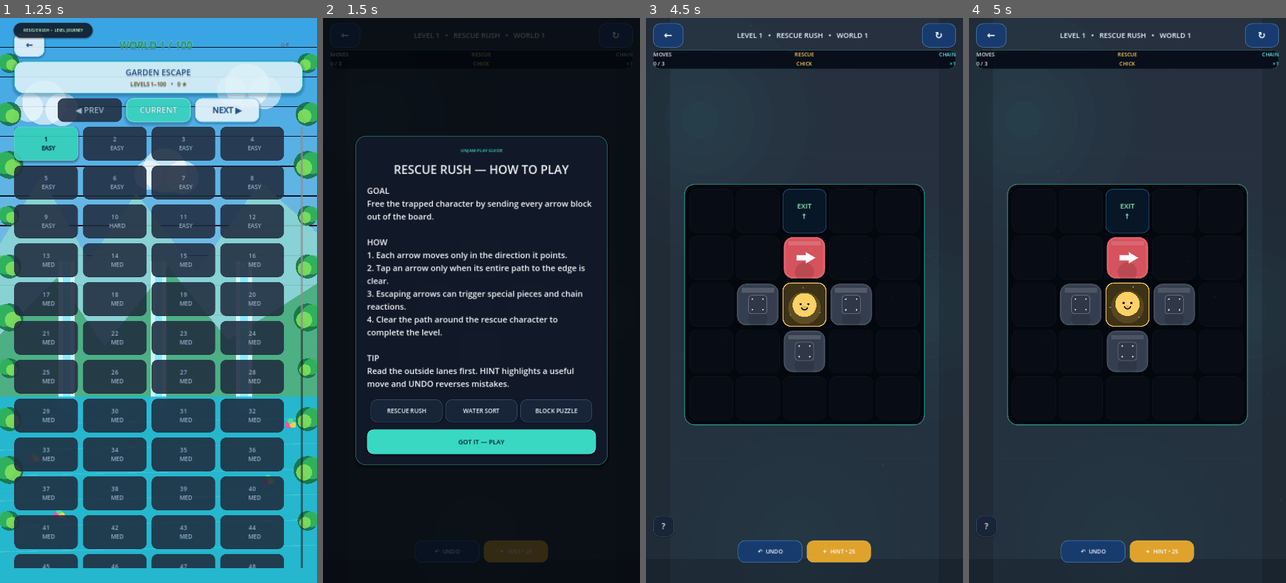
Above: before the commit, frames 1-4 (left to right).
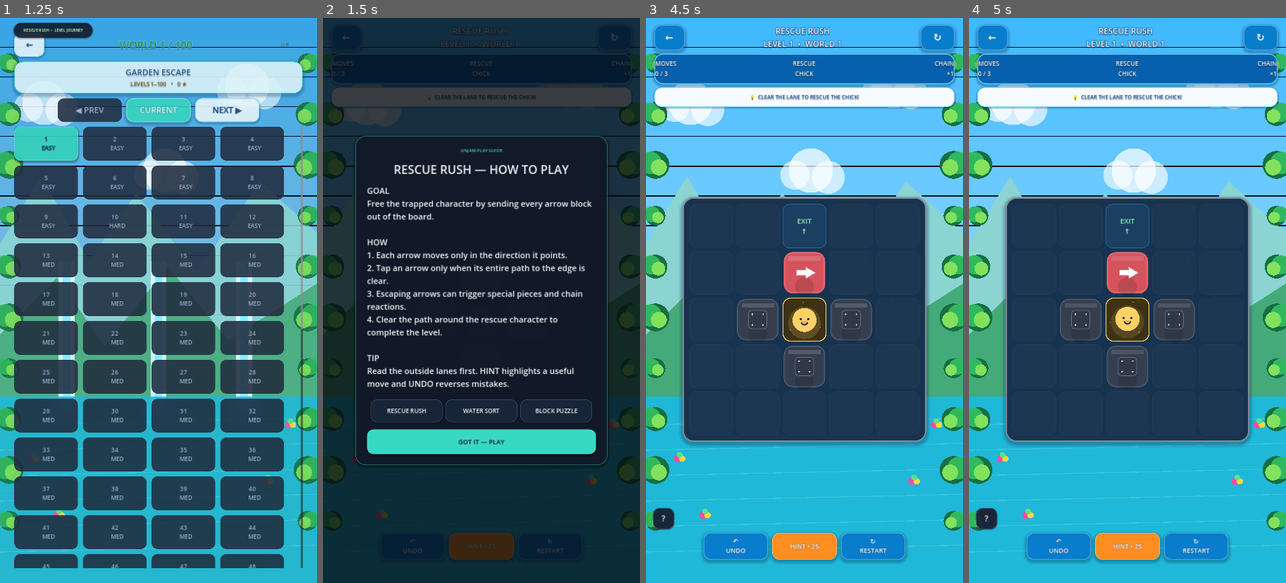
Above: after the commit, the same moments.

Repository: eghosa001/unjam
Game: Godot game, scene res://scenes/Main.tscn
Same seed, same stepped clock (60 frames per second), same inputs: the game is played once before the commit and once after it.
Inputs:
- Up to frame 1 (1.25 s): click "▶ PLAY" at 0.5 s
- Up to frame 2 (1.5 s): click "1 EASY" at 1.25 s
- Up to frame 3 (4.5 s): click "↻" (after the commit: "↻ RESTART") at 2 s; click "↻" (after the commit: "↻ RESTART") at 2.75 s; click "↻" (after the commit: "↻ RESTART") at 3.5 s; click "GOT IT — PLAY" at 4.25 s
- Up to frame 4 (5 s): no input

Frame 1 is identical in both runs. In frame 2, 48% of the frame differs, in the area x 0-100%, y 0-100%; in frame 3, 95%; in frame 4, 95%.

Commit message:
Rebuild Rescue Rush gameplay shell in bright 3D style

Diff:
--- a/scripts/game/rescue_rush_casual.gd
+++ b/scripts/game/rescue_rush_casual.gd
@@ -1,81 +1,90 @@
 extends "res://scripts/game/rescue_rush_motion_final.gd"
+
+func style_button(button: Button, accent: bool = false) -> void:
+	Unjam3DTheme.gloss_button(button, Unjam3DTheme.ORANGE if accent else Unjam3DTheme.WATER_DARK, true, 24)
 
 func build_ui() -> void:
 	var world: int = int(level_data.get("world", 1))
-	var backdrop := PremiumBackdrop.new()
+	var backdrop := Unjam3DBackdrop.new()
 	backdrop.set_anchors_and_offsets_preset(Control.PRESET_FULL_RECT)
-	backdrop.configure(Color("061224"), world_accent(), world - 1)
+	backdrop.configure(Unjam3DTheme.GREEN)
 	add_child(backdrop)
-	PremiumVisuals.set_accent(world_accent())
+	PremiumVisuals.set_accent(Unjam3DTheme.GREEN)
 
 	var outer := MarginContainer.new()
 	outer.set_anchors_and_offsets_preset(Control.PRESET_FULL_RECT)
-	outer.add_theme_constant_override("margin_left", 24)
-	outer.add_theme_constant_override("margin_right", 24)
-	outer.add_theme_constant_override("margin_top", 18)
-	outer.add_theme_constant_override("margin_bottom", 22)
+	outer.add_theme_constant_override("margin_left", 28)
+	outer.add_theme_constant_override("margin_right", 28)
+	outer.add_theme_constant_override("margin_top", 24)
+	outer.add_theme_constant_override("margin_bottom", 28)
 	add_child(outer)
 	var root := VBoxContainer.new()
-	root.add_theme_constant_override("separation", 9)
+	root.add_theme_constant_override("separation", 11)
 	outer.add_child(root)
 
 	var header := HBoxContainer.new()
-	header.custom_minimum_size = Vector2(0, 74)
-	header.add_theme_constant_override("separation", 10)
+	header.custom_minimum_size = Vector2(0, 86)
+	header.add_theme_constant_override("separation", 12)
 	root.add_child(header)
 	var back := Button.new()
 	back.text = "←"
-	back.tooltip_text = "Back"
-	back.custom_minimum_size = Vector2(104, 70)
+	back.custom_minimum_size = Vector2(92, 78)
 	back.add_theme_font_size_override("font_size", 34)
 	style_button(back)
 	back.pressed.connect(_quit)
 	header.add_child(back)
 	var title := Label.new()
-	title.text = ("DAILY" if daily_mode else "LEVEL %d" % level_number) + "   •   RESCUE RUSH   •   WORLD %d" % world
+	title.text = "RESCUE RUSH\nLEVEL %d  •  WORLD %d" % [level_number, world]
 	title.size_flags_horizontal = Control.SIZE_EXPAND_FILL
 	title.horizontal_alignment = HORIZONTAL_ALIGNMENT_CENTER
 	title.vertical_alignment = VERTICAL_ALIGNMENT_CENTER
-	title.add_theme_font_size_override("font_size", 24)
-	title.add_theme_color_override("font_color", Color("eef7ff"))
+	title.add_theme_font_size_override("font_size", 28)
+	Unjam3DTheme.label_3d(title, Color.WHITE, Unjam3DTheme.NAVY, 5)
 	header.add_child(title)
 	var retry := Button.new()
 	retry.text = "↻"
-	retry.tooltip_text = "Retry"
-	retry.custom_minimum_size = Vector2(104, 70)
-	retry.add_theme_font_size_override("font_size", 32)
+	retry.custom_minimum_size = Vector2(92, 78)
+	retry.add_theme_font_size_override("font_size", 34)
 	style_button(retry)
 	retry.pressed.connect(restart_level)
 	header.add_child(retry)
 
 	var status_panel := PanelContainer.new()
 	status_panel.name = "CompactStatusStrip"
-	status_panel.custom_minimum_size = Vector2(0, 64)
-	status_panel.add_theme_stylebox_override("panel", style_box(Color(0.018, 0.043, 0.085, 0.90), 22, Color(world_accent(), 0.32), 1))
+	status_panel.custom_minimum_size = Vector2(0, 104)
+	status_panel.add_theme_stylebox_override("panel", Unjam3DTheme.panel_3d(Color("0760ad"), 30, Color("55cfff"), 3, 10))
 	root.add_child(status_panel)
 	var status := HBoxContainer.new()
-	status.add_theme_constant_override("separation", 10)
+	status.add_theme_constant_override("separation", 12)
 	status_panel.add_child(status)
 	moves_label = _status_label(HORIZONTAL_ALIGNMENT_LEFT)
-	moves_label.add_theme_font_size_override("font_size", 18)
-	status.add_child(moves_label)
 	rescue_label = _status_label(HORIZONTAL_ALIGNMENT_CENTER)
-	rescue_label.add_theme_font_size_override("font_size", 18)
-	rescue_label.add_theme_color_override("font_color", Color("ffd166"))
-	status.add_child(rescue_label)
 	chain_label = _status_label(HORIZONTAL_ALIGNMENT_RIGHT)
-	chain_label.add_theme_font_size_override("font_size", 18)
-	chain_label.add_theme_color_override("font_color", Color("67e8ff"))
-	status.add_child(chain_label)
+	for label in [moves_label, rescue_label, chain_label]:
+		label.add_theme_font_size_override("font_size", 21)
+		Unjam3DTheme.label_3d(label, Color.WHITE, Color("043666"), 3)
+		status.add_child(label)
+
+	var objective := PanelContainer.new()
+	objective.custom_minimum_size = Vector2(0, 66)
+	objective.add_theme_stylebox_override("panel", Unjam3DTheme.panel_3d(Color("f6fbff"), 25, Color("82dbff"), 2, 6))
+	root.add_child(objective)
+	var objective_label := Label.new()
+	objective_label.text = "💡  CLEAR THE LANE TO RESCUE THE CHICK!"
+	objective_label.horizontal_alignment = HORIZONTAL_ALIGNMENT_CENTER
+	objective_label.vertical_alignment = VERTICAL_ALIGNMENT_CENTER
+	objective_label.add_theme_font_size_override("font_size", 18)
+	Unjam3DTheme.label_3d(objective_label, Unjam3DTheme.NAVY, Color.WHITE, 2)
+	objective.add_child(objective_label)
 
 	var holder := CenterContainer.new()
 	holder.name = "GameplayBoardHolder"
 	holder.size_flags_vertical = Control.SIZE_EXPAND_FILL
 	root.add_child(holder)
 	board_panel = PanelContainer.new()
-	board_panel.add_theme_stylebox_override("panel", style_box(Color(0.008, 0.024, 0.052, 0.975), 34, Color(world_accent(), 0.46), 3))
+	board_panel.add_theme_stylebox_override("panel", Unjam3DTheme.panel_3d(Color("18334f"), 38, Color("7e8995"), 5, 14))
 	holder.add_child(board_panel)
-	var board_margin := _panel_margin(14, 14, 14, 14)
+	var board_margin := _panel_margin(18, 18, 18, 18)
 	board_panel.add_child(board_margin)
 	board_grid = GridContainer.new()
 	board_grid.columns = width
@@ -89,26 +98,33 @@
 	actions.add_theme_constant_override("separation", 14)
 	root.add_child(actions)
 	var undo := Button.new()
-	undo.text = "↶  UNDO"
-	undo.custom_minimum_size = Vector2(220, 70)
+	undo.text = "↶\nUNDO"
+	undo.custom_minimum_size = Vector2(220, 92)
 	undo.add_theme_font_size_override("font_size", 19)
 	style_button(undo)
 	undo.pressed.connect(undo_move)
 	actions.add_child(undo)
 	var hint := Button.new()
-	hint.text = "✦  HINT"
-	hint.custom_minimum_size = Vector2(220, 70)
+	hint.text = "💡\nHINT"
+	hint.custom_minimum_size = Vector2(220, 92)
 	hint.add_theme_font_size_override("font_size", 19)
 	style_button(hint, true)
 	hint.pressed.connect(show_hint)
 	actions.add_child(hint)
+	var restart := Button.new()
+	restart.text = "↻\nRESTART"
+	restart.custom_minimum_size = Vector2(220, 92)
+	restart.add_theme_font_size_override("font_size", 19)
+	style_button(restart)
+	restart.pressed.connect(restart_level)
+	actions.add_child(restart)
 
 	hint_label = Label.new()
 	hint_label.horizontal_alignment = HORIZONTAL_ALIGNMENT_CENTER
 	hint_label.vertical_alignment = VERTICAL_ALIGNMENT_CENTER
 	hint_label.add_theme_font_size_override("font_size", 16)
-	hint_label.add_theme_color_override("font_color", Color("b9c9dc"))
-	hint_label.custom_minimum_size = Vector2(0, 38)
+	hint_label.custom_minimum_size = Vector2(0, 40)
 	hint_label.autowrap_mode = TextServer.AUTOWRAP_WORD_SMART
+	Unjam3DTheme.label_3d(hint_label, Color.WHITE, Unjam3DTheme.NAVY, 3)
 	root.add_child(hint_label)
-	PremiumVisuals.entrance(root, 0.012)
+	PremiumVisuals.entrance(root, 0.008)
